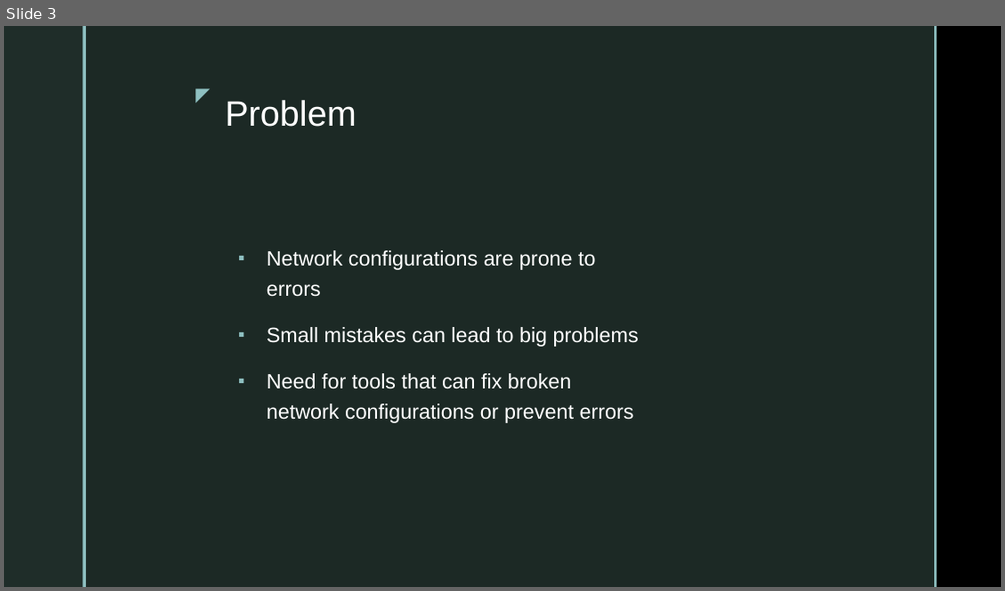
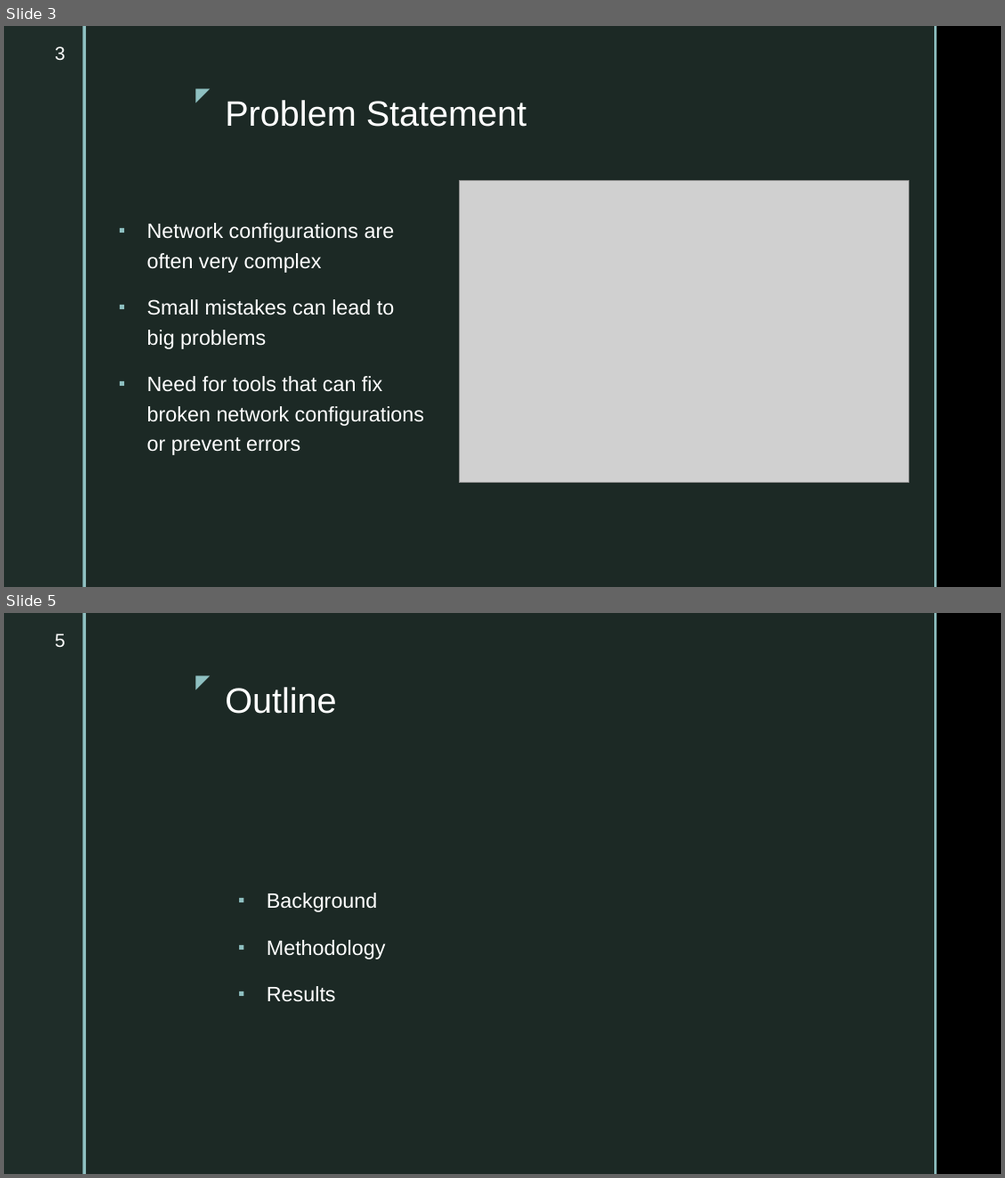
Before and after one commit to ahsanMah/config-completion, a slide deck: Final Presentation.pptx. Shown one above the other, each under a label of ours: slide 3 before the commit, slides 3 and 5 after it; the slides between them are not shown. The pictures are 1005x591 and 1005x1178 pixels, drawn with LibreOffice and Linux fonts; fonts in the diff are those of the drawing; grey boxes stand for pictures; background and template pictures are left out. Boxes give left, top, right and bottom in pixels: in the first picture for what was removed or moved away, otherwise in the second. Text is boxed around its words. In the diff, an @@ line names an element or a change of style, - is before the commit and + after.

```diff
--- a/Final Presentation.pptx
+++ b/Final Presentation.pptx
@@ slide 5 added at bbox=[4, 613, 1001, 1174], background picture (left out); not listed: 5 template elements that a slide beside it also shows @@
@@ page number added at bbox=[55, 633, 65, 647], 18 pt, text #FFFFFF @@
+5
@@ title added at bbox=[225, 687, 336, 714], 34 pt, text #FFFFFF @@
+Outline
@@ text added at bbox=[267, 892, 386, 1002], 20 pt, text #FFFFFF @@
+▪ Background
+▪ Methodology
+▪ Results
@@ slide 3 changed as well @@
@@ page number added at bbox=[55, 46, 65, 60], 18 pt, text #FFFFFF @@
+3
@@ title at bbox=[225, 100, 526, 127]: text changed @@
-Problem
+Problem Statement
@@ text "Network configurations are often very ...": place and size @@
-text "Network configurations are often very ..." at bbox=[267, 250, 639, 423]
+text "Network configurations are often very ..." at bbox=[147, 223, 424, 455]
@@ picture added at bbox=[459, 180, 908, 483] @@
@@ text at bbox=[147, 223, 395, 273]: text changed @@
-▪ Network configurations are prone to errors
+▪ Network configurations are often very complex
```
Also in this commit, not shown: 9 other slides changed, 7 other slides added, 5 slides removed, 18 other files.
